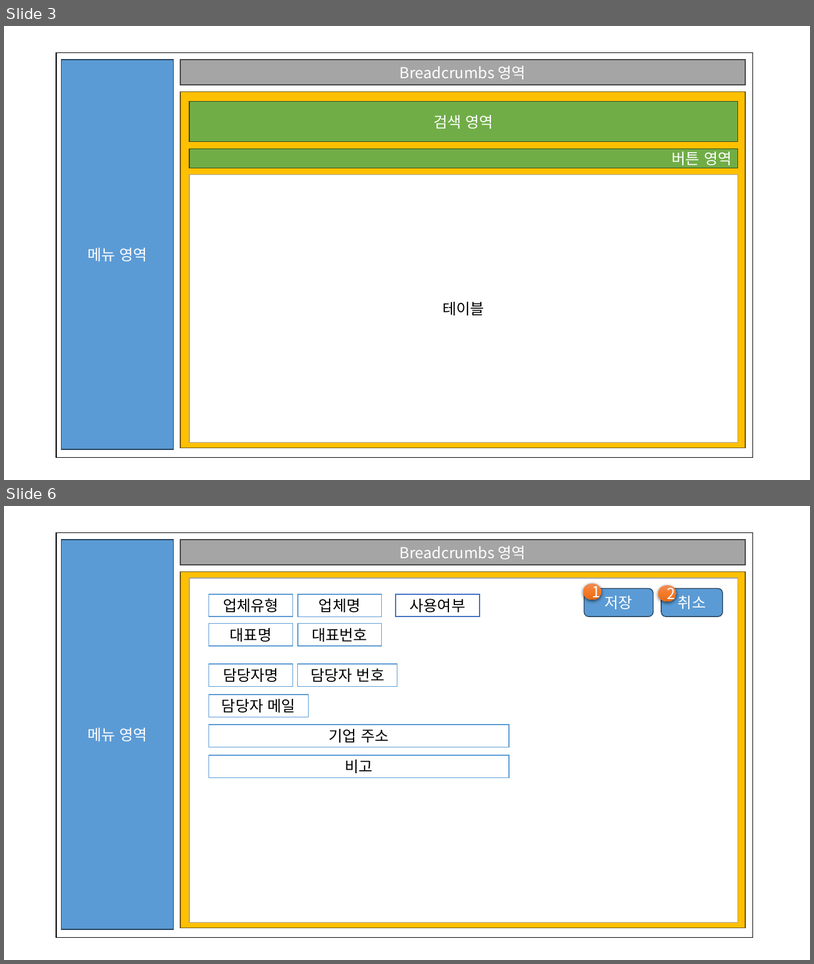
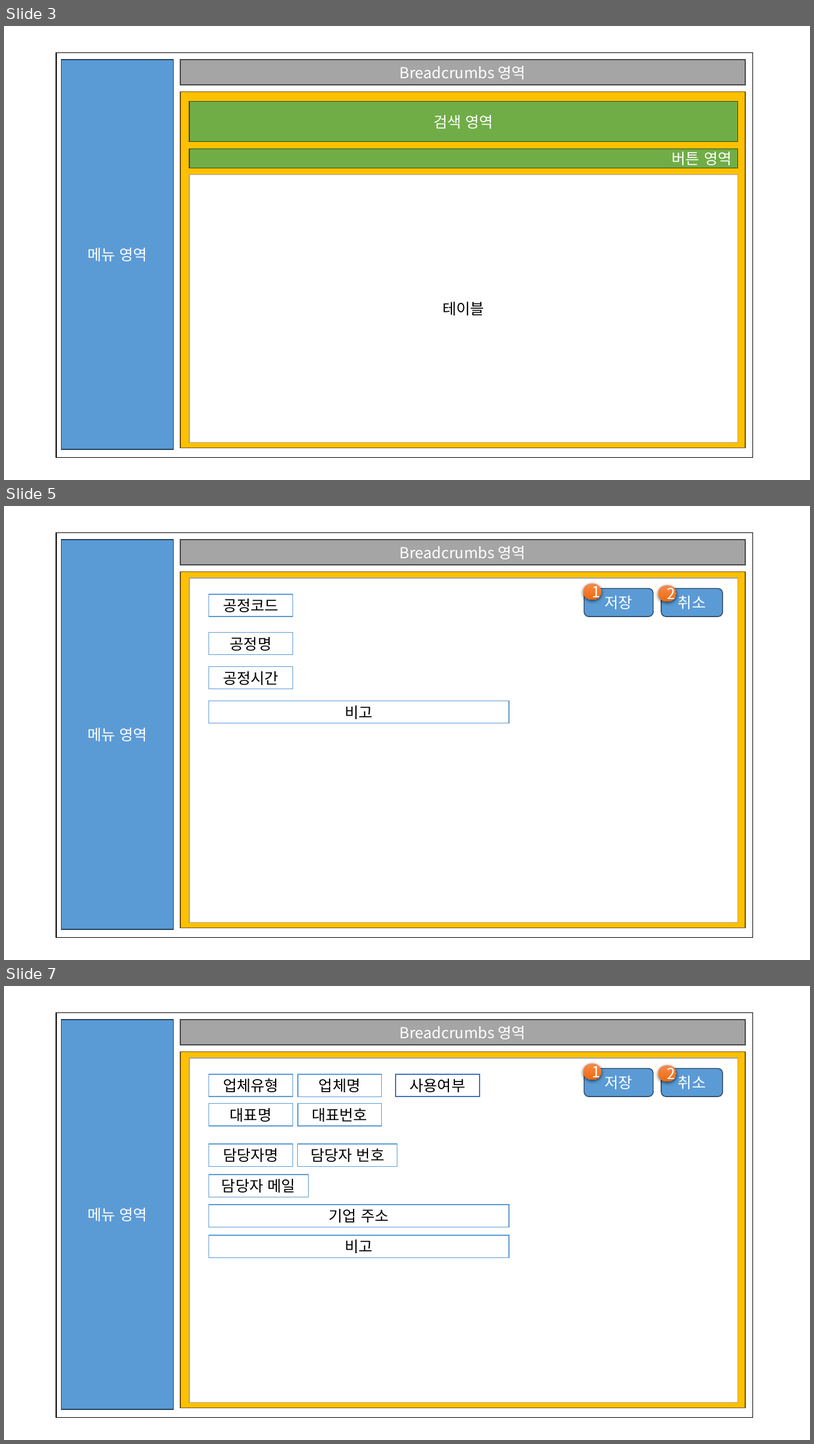
Before and after one commit to pky6147/ThreeCode, a slide deck: 문서/김성민/화면설계(진행현황, 작업지시,출하증 제외).pptx. Shown one above the other, each under a label of ours: slides 3 and 6 before the commit, slides 3, 5 and 7 after it; the slides between them are not shown. The pictures are 814x964 and 814x1444 pixels, drawn with LibreOffice and Linux fonts; fonts in the diff are those of the drawing. Boxes give left, top, right and bottom in pixels: in the first picture for what was removed or moved away, otherwise in the second. Text is boxed around its words. In the diff, an @@ line names an element or a change of style, - is before the commit and + after.

```diff
--- a/문서/김성민/화면설계(진행현황, 작업지시,출하증 제외).pptx
+++ b/문서/김성민/화면설계(진행현황, 작업지시,출하증 제외).pptx
@@ slide 5 added at bbox=[4, 506, 810, 960], background #FFFFFF @@
@@ rectangle added at bbox=[56, 532, 753, 937], fill #FFFFFF, outline #000000 1 pt @@
@@ rectangle added at bbox=[62, 540, 174, 930], fill #5B9BD5, outline #28445D 1 pt, 18 pt, text #FFFFFF @@
+메뉴 영역
@@ rectangle added at bbox=[180, 540, 746, 565], fill #A5A5A5, outline #484848 1 pt, 18 pt, text #FFFFFF @@
+Breadcrumbs 영역
@@ rectangle added at bbox=[180, 572, 746, 928], fill #FFC000, outline #705400 1 pt @@
@@ rectangle added at bbox=[189, 578, 738, 922], fill #FFFFFF, outline #A5A5A5 1 pt @@
@@ rectangle added at bbox=[209, 594, 293, 617], fill #FFFFFF, outline #5B9BD5 1 pt, 18 pt, text #000000 @@
+공정코드
@@ ellipse added at bbox=[584, 583, 602, 600], fill gradient #F18C57 to #F67B28 to #E56C19, 18 pt, text #FFFFFF @@
+1
@@ rounded rectangle added at bbox=[585, 588, 654, 617], fill #5B9BD5, outline #28445D 1 pt, 18 pt, text #FFFFFF @@
+저장
@@ ellipse added at bbox=[659, 585, 677, 601], fill gradient #F18C57 to #F67B28 to #E56C19, 18 pt, text #FFFFFF @@
+2
@@ rounded rectangle added at bbox=[662, 588, 723, 617], fill #5B9BD5, outline #28445D 1 pt, 18 pt, text #FFFFFF @@
+취소
@@ rectangle added at bbox=[209, 633, 293, 655], fill #FFFFFF, outline #5B9BD5 1 pt, 18 pt, text #000000 @@
+공정명
@@ rectangle added at bbox=[209, 666, 293, 688], fill #FFFFFF, outline #5B9BD5 1 pt, 18 pt, text #000000 @@
+공정시간
@@ rectangle added at bbox=[209, 701, 510, 723], fill #FFFFFF, outline #5B9BD5 1 pt, 18 pt, text #000000 @@
+비고
@@ what was slide 6 is now slide 7 @@
```
Also in this commit, not shown: 9 slides changed, 1 other slide added, 3 other files.
